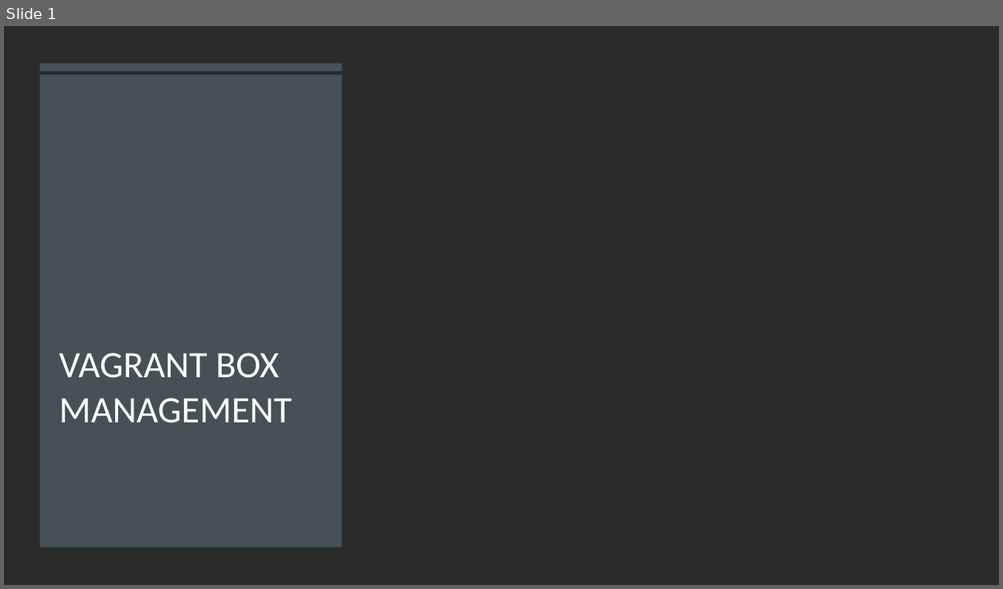
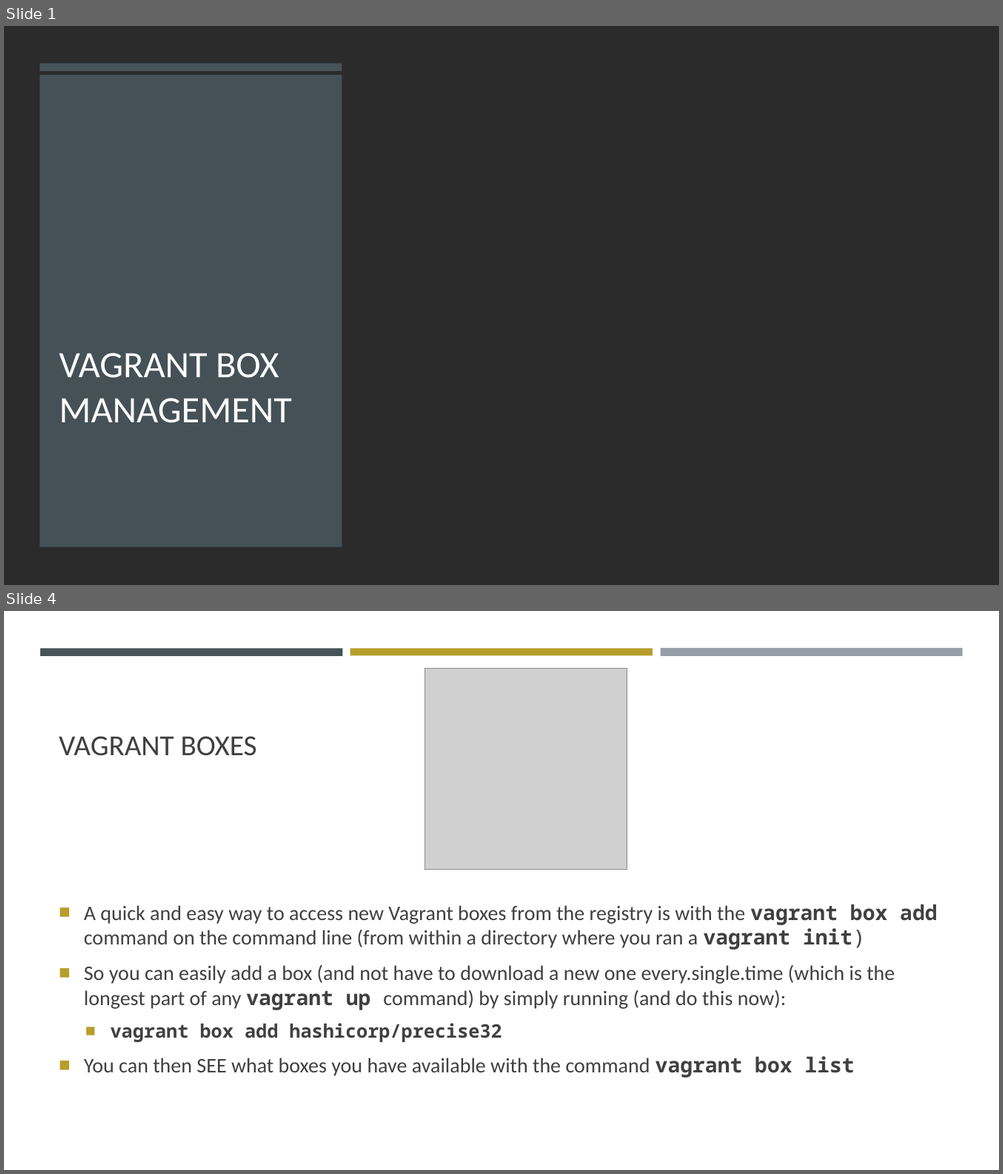
Before and after one commit to ferninphilly/accelebrate-vagrant-docker, a slide deck: module03/presentationThree.pptx. Shown one above the other, each under a label of ours: slide 1 before the commit, slides 1 and 4 after it; the slides between them are not shown. The pictures are 1003x589 and 1003x1174 pixels, drawn with LibreOffice and Linux fonts; fonts in the diff are those of the drawing; grey boxes stand for pictures; background and template pictures are left out; a plain dark background stands for a picture behind light text. Boxes give left, top, right and bottom in pixels: in the first picture for what was removed or moved away, otherwise in the second. Text is boxed around its words. In the diff, an @@ line names an element or a change of style, - is before the commit and + after.

```diff
--- a/module03/presentationThree.pptx
+++ b/module03/presentationThree.pptx
@@ slide 4 added at (4,611,999,1170), background #FFFFFF @@
@@ rectangle added at (40,648,343,655), fill #465359 @@
@@ rectangle added at (350,648,652,655), fill #B79E2C @@
@@ rectangle added at (660,648,962,657), fill #969FA7 @@
@@ picture added at (425,669,626,870) @@
@@ title added at (59,736,257,756), 28 pt, text #404040 @@
+VAGRANT BOXES
@@ text added at (84,904,936,1078), 20 pt, text #404040 @@
+■ A quick and easy way to access new Vagrant boxes from the registry is with the vagrant box add command on the command line (from within a directory where you ran a vagrant init)
+■ So you can easily add a box (and not have to download a new one every.single.time (which is the longest part of any vagrant up command) by simply running (and do this now):
+  ■ vagrant box add hashicorp/precise32
+■ You can then SEE what boxes you have available with the command vagrant box list
```
Also in this commit, not shown: 2 slides changed, 14 other slides added.
